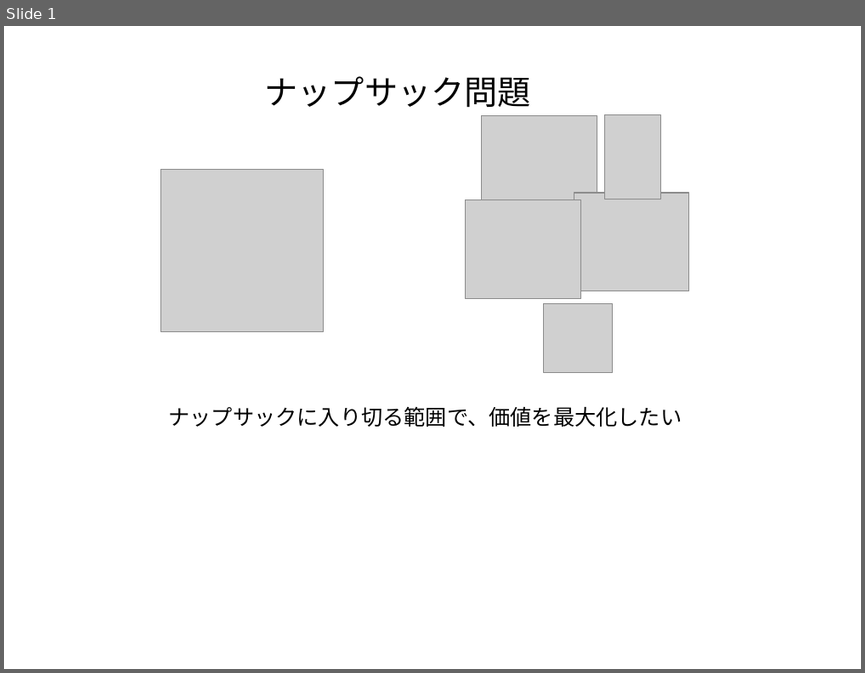
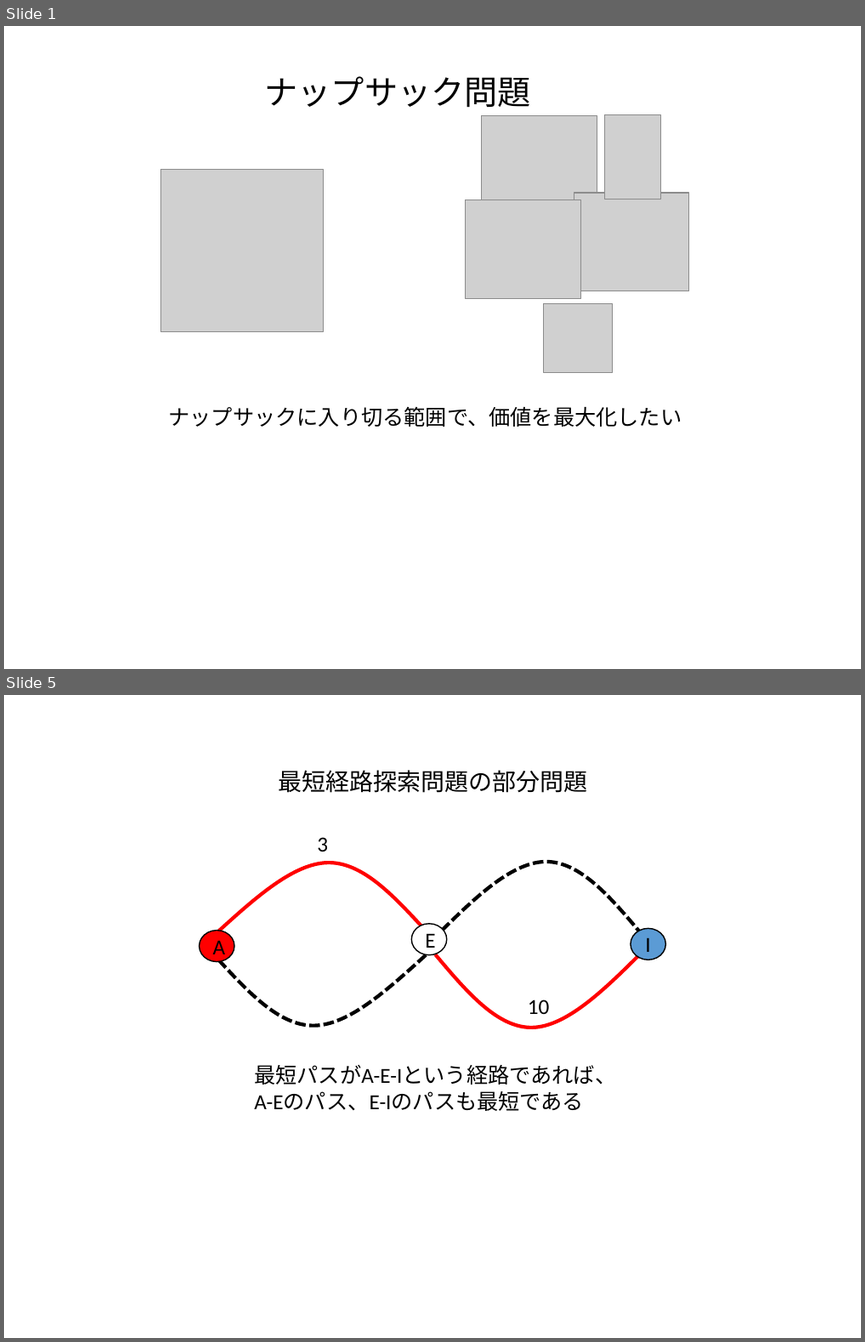
Before and after one commit to kaityo256/python_zero, a slide deck: dp/fig/fig.pptx. Shown one above the other, each under a label of ours: slide 1 before the commit, slides 1 and 5 after it; the slides between them are not shown. The pictures are 865x673 and 865x1342 pixels, drawn with LibreOffice and Linux fonts; fonts in the diff are those of the drawing; grey boxes stand for pictures. Boxes give left, top, right and bottom in pixels: in the first picture for what was removed or moved away, otherwise in the second. Text is boxed around its words. In the diff, an @@ line names an element or a change of style, - is before the commit and + after.

```diff
--- a/dp/fig/fig.pptx
+++ b/dp/fig/fig.pptx
@@ slide 5 added at (4,695,861,1338), background #FFFFFF @@
@@ text added at (278,770,588,793), 20 pt, text #000000 @@
+最短経路探索問題の部分問題
@@ text added at (317,837,328,851), 18 pt, text #000000 @@
+3
@@ freeform shape added at (216,863,423,933), outline #FF0000 3 pt @@
@@ freeform shape added at (432,862,642,940), outline #000000 3 pt dashed @@
@@ ellipse added at (412,924,447,955), fill #FFFFFF, outline #000000 1 pt, 18 pt, text #000000 @@
+E
@@ ellipse added at (200,930,234,961), fill #FF0000, outline #000000 1 pt, 18 pt, text #000000 @@
+A
@@ freeform shape added at (435,948,646,1027), outline #FF0000 3 pt @@
@@ ellipse added at (630,928,665,959), fill #5B9BD5, outline #000000 1 pt, 18 pt, text #000000 @@
+I
@@ freeform shape added at (219,954,426,1025), outline #000000 3 pt dashed @@
@@ text added at (528,999,550,1014), 18 pt, text #000000 @@
+10
@@ text added at (254,1065,616,1111), 18 pt, text #000000 @@
+最短パスがA-E-Iという経路であれば、
+A-Eのパス、E-Iのパスも最短である
```
Also in this commit, not shown: 2 slides changed, 2 other slides added, 5 other files.
